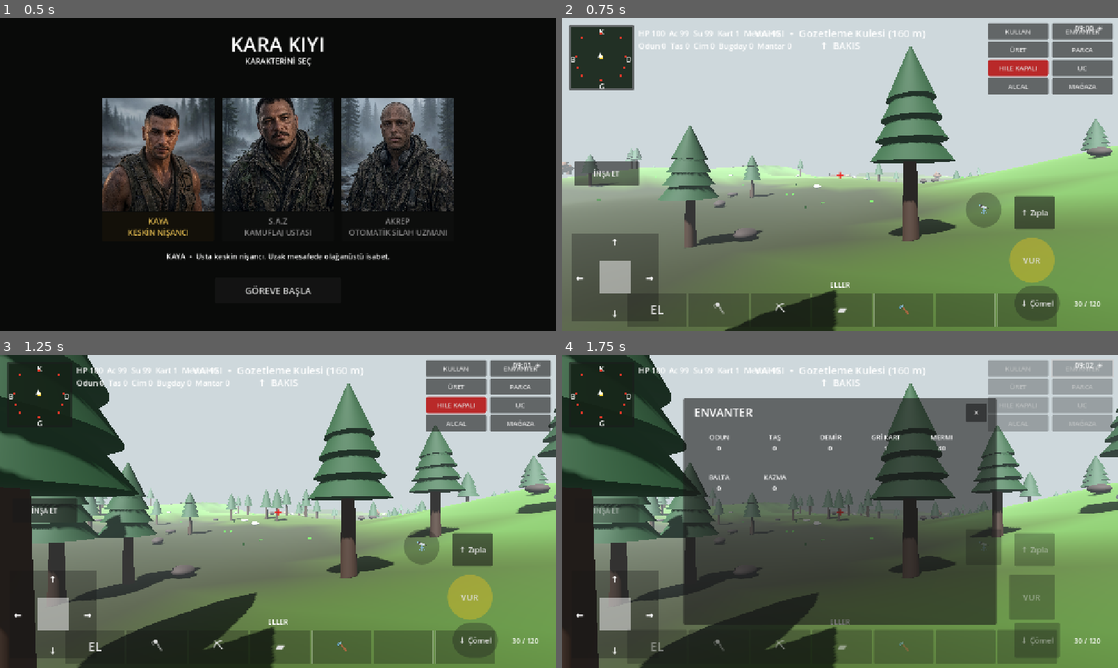
Above: before the commit, frames 1-4 (two rows, left to right).
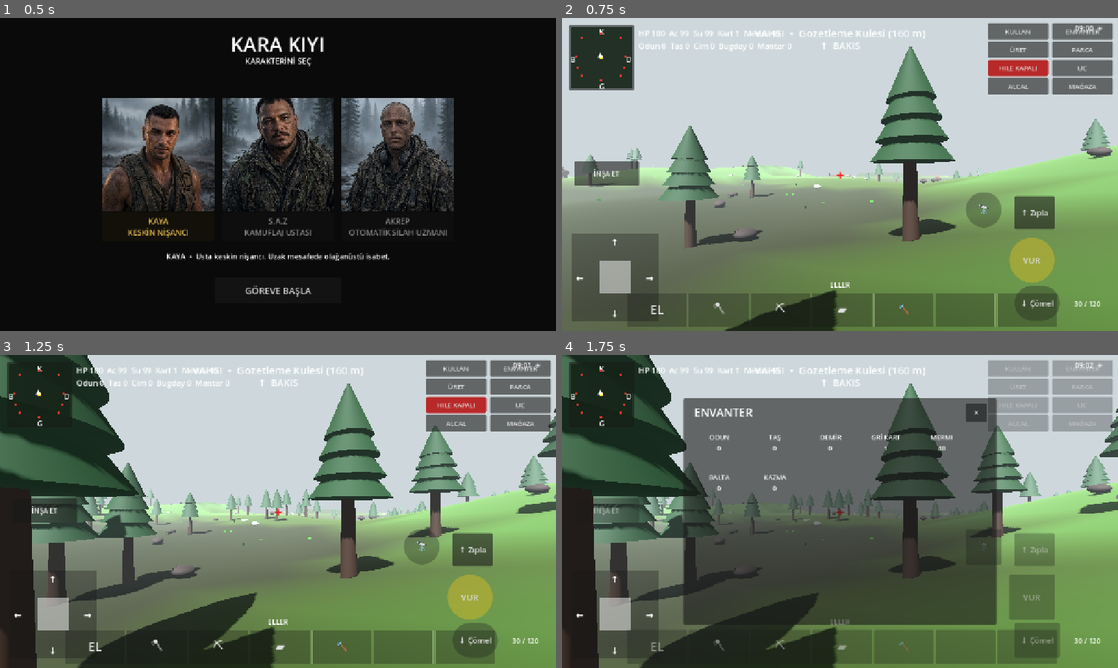
Above: after the commit, the same moments.

Repository: cantrsx-blip/GrayCardWars
Game: Godot game, scene res://scenes/Intro.tscn
Same seed, same stepped clock (60 frames per second), same inputs: the game is played once before the commit and once after it.
Inputs:
- Up to frame 1 (0.5 s): no input
- Up to frame 2 (0.75 s): click "GÖREVE BAŞLA" at 0.5 s
- Up to frame 3 (1.25 s): no input
- Up to frame 4 (1.75 s): click "ENVANTER" at 1.25 s

Frame 1 is identical in both runs. In frame 2, less than 0.1% of the frame differs, in the area x 0-69%, y 46-52%; in frame 3, less than 0.1%; in frame 4, less than 0.1%.

Commit message:
Ground bears and fix meteor patrol movement

Diff:
--- a/scripts/main.gd
+++ b/scripts/main.gd
@@ -453,7 +453,7 @@
 		var p=_rand_map_point(MAP_HALF-18)
 		var bear=CharacterBody3D.new()
 		bear.name="Bear_%d" % i
-		bear.position=Vector3(p.x,height_at(p.x,p.z)+2.0,p.z)
+		bear.position=Vector3(p.x,height_at(p.x,p.z),p.z)
 		bear.set_meta("meteor_index",_nearest_meteor_index(bear.global_position))
 		bear.set_meta("meteor_direction",1)
 		add_child(bear)
@@ -540,8 +540,9 @@
 			if index<0: continue
 			bear.set_meta("meteor_index",index)
 		var target=meteor_nodes[index]
-		var flat_target=Vector3(target.global_position.x,bear.global_position.y,target.global_position.z)
-		var distance=bear.global_position.distance_to(flat_target)
+		var target_ground=Vector3(target.global_position.x,height_at(target.global_position.x,target.global_position.z),target.global_position.z)
+		var flat_target=Vector3(target_ground.x,bear.global_position.y,target_ground.z)
+		var distance=Vector2(bear.global_position.x-target_ground.x,bear.global_position.z-target_ground.z).length()
 		if distance<2.8:
 			var next_index=index+direction
 			if next_index>=meteor_nodes.size():
@@ -559,7 +560,7 @@
 		bear.velocity.y=0.0
 		bear.look_at(Vector3(flat_target.x,bear.global_position.y,flat_target.z),Vector3.UP)
 		bear.move_and_slide()
-		bear.position.y=height_at(bear.position.x,bear.position.z)+2.0
+		bear.position.y=height_at(bear.position.x,bear.position.z)
 
 func _build_trees_staged() -> void:
 	for i in (80 if OS.has_feature("mobile") else 330):
